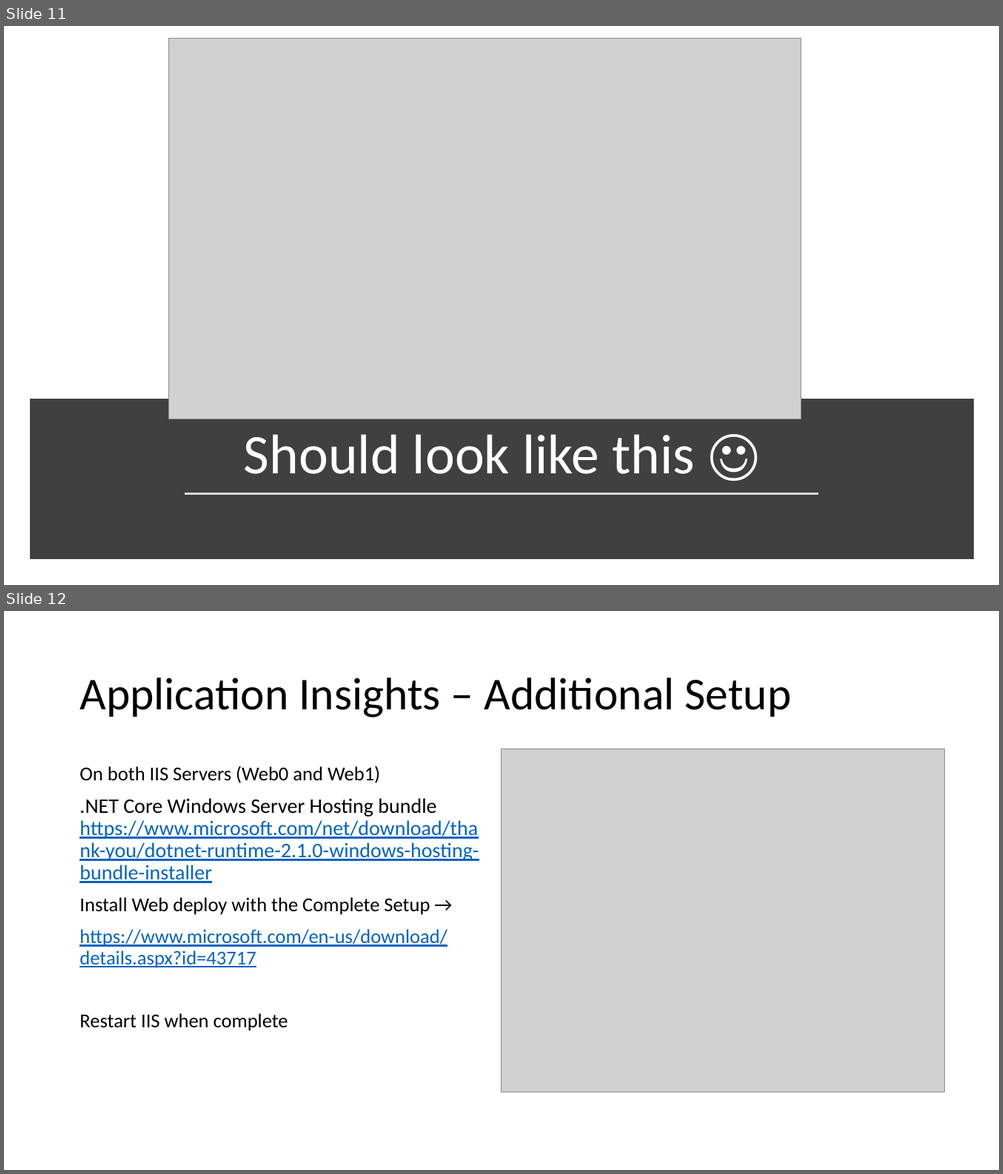
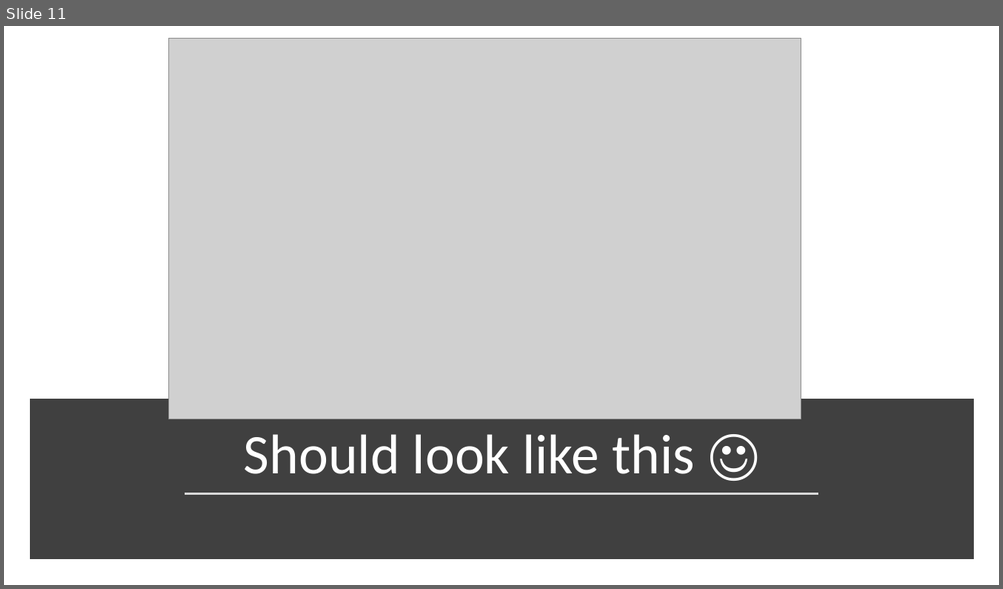
Before and after one commit to rkuehfus/pre-ready-2019-H1, a slide deck: Student/Guides/Challenges.pptx. Shown one above the other, each under a label of ours: slides 11 and 12 before the commit, slide 11 after it. The pictures are 1003x1174 and 1003x589 pixels, drawn with LibreOffice and Linux fonts; fonts in the diff are those of the drawing; grey boxes stand for pictures. Boxes give left, top, right and bottom in pixels: in the first picture for what was removed or moved away, otherwise in the second. Text is boxed around its words. In the diff, an @@ line names an element or a change of style, - is before the commit and + after.

```diff
--- a/Student/Guides/Challenges.pptx
+++ b/Student/Guides/Challenges.pptx
@@ slide 12 removed at (x1=4, y1=611, x2=999, y2=1170), background #FFFFFF @@
@@ title removed at (x1=79, y1=678, x2=791, y2=718) @@
-Application Insights – Additional Setup
@@ text removed at (x1=79, y1=766, x2=478, y2=1031) @@
-On both IIS Servers (Web0 and Web1)
-.NET Core Windows Server Hosting bundle
-https://www.microsoft.com/net/download/thank-you/dotnet-runtime-2.1.0-windows-hosting-bundle-installer
-Install Web deploy with the Complete Setup →
-https://www.microsoft.com/en-us/download/details.aspx?id=43717
-Restart IIS when complete
@@ picture removed at (x1=502, y1=749, x2=944, y2=1093) @@
```
Also in this commit, not shown: 2 slides changed, 1 other slide removed, 2 other files.
